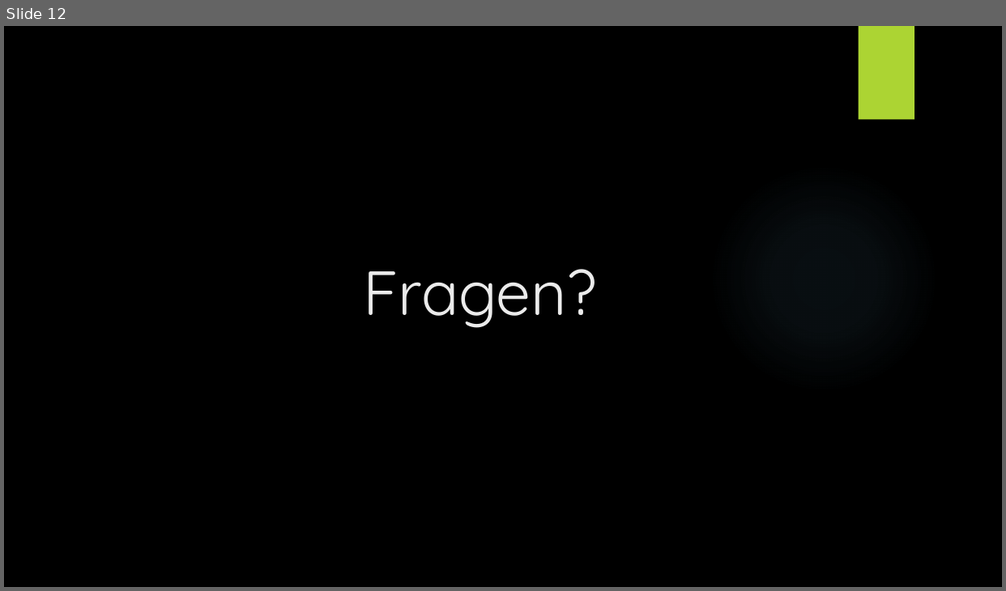
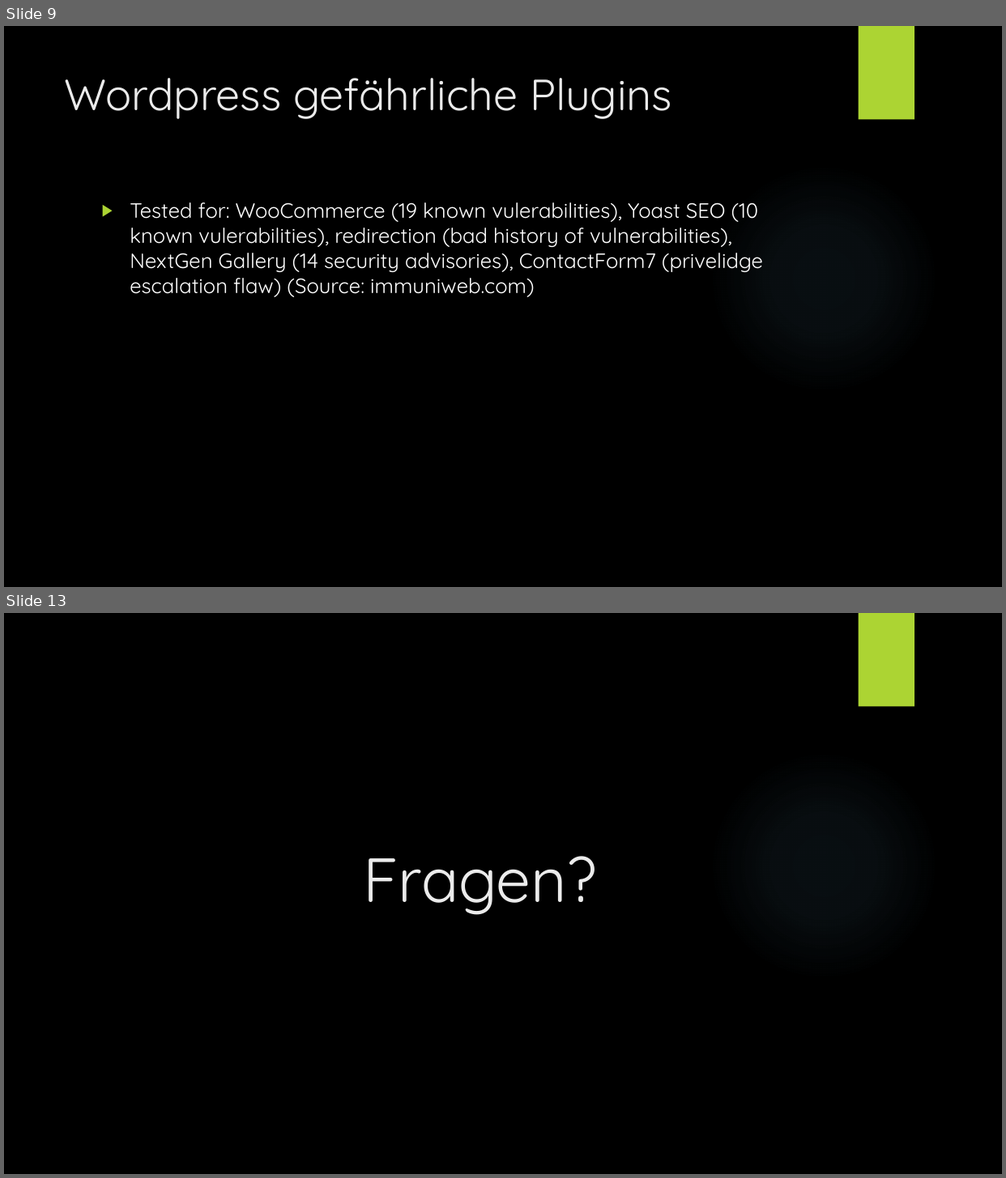
Before and after one commit to Tiim/Unibas-HS19-Internet-and-Secutity-project-webcrawler, a slide deck: Präsentation/Web Crawling.pptx. Shown one above the other, each under a label of ours: slide 12 before the commit, slides 9 and 13 after it; the slides between them are not shown. The pictures are 1006x591 and 1006x1178 pixels, drawn with LibreOffice and Linux fonts; fonts in the diff are those of the drawing; background and template pictures are left out. Boxes give left, top, right and bottom in pixels: in the first picture for what was removed or moved away, otherwise in the second. Text is boxed around its words. In the diff, an @@ line names an element or a change of style, - is before the commit and + after.

```diff
--- a/Präsentation/Web Crawling.pptx
+++ b/Präsentation/Web Crawling.pptx
@@ slide 9 added at (x1=4, y1=26, x2=1002, y2=587), background picture (left out); not listed: 2 template elements that a slide beside it also shows @@
@@ title added at (x1=65, y1=78, x2=672, y2=119), 42 pt, text #EBEBEB @@
+Wordpress gefährliche Plugins
@@ text added at (x1=130, y1=203, x2=763, y2=297), 20 pt, text #FFFFFF @@
+▶ Tested for: WooCommerce (19 known vulerabilities), Yoast SEO (10 known vulerabilities), redirection (bad history of vulnerabilities), NextGen Gallery (14 security advisories), ContactForm7 (privelidge escalation flaw) (Source: immuniweb.com)
@@ what was slide 12 is now slide 13 @@
```
Also in this commit, not shown: 5 slides changed, 6 other slides added, 6 slides removed, 3 other files.
